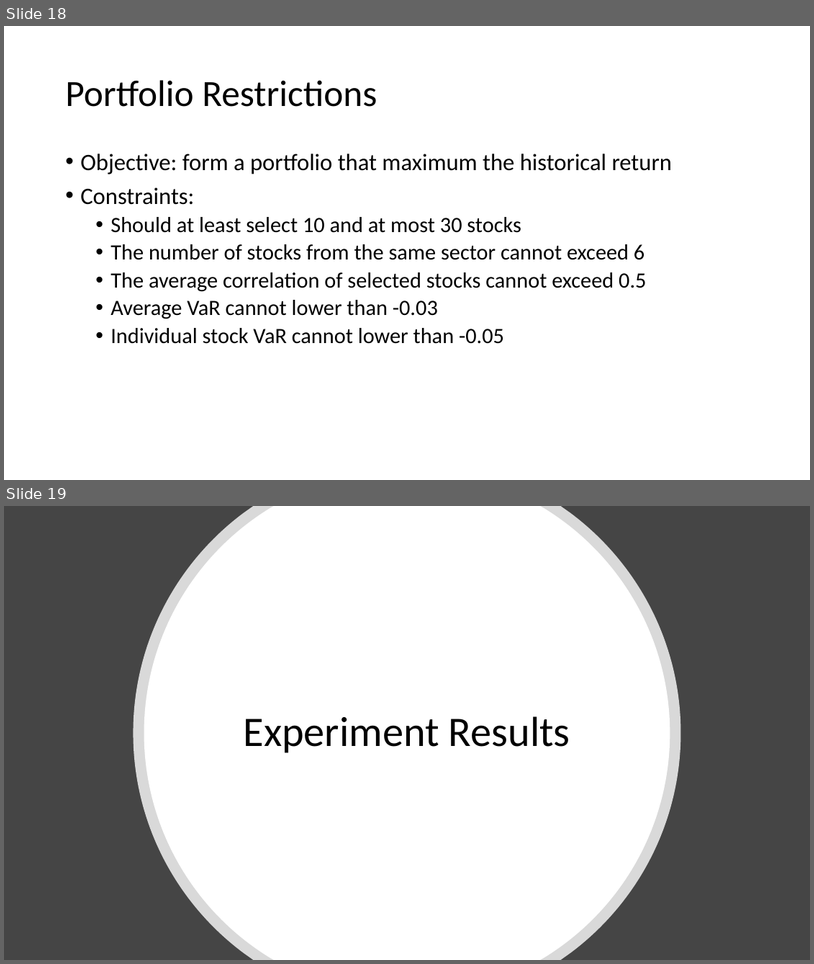
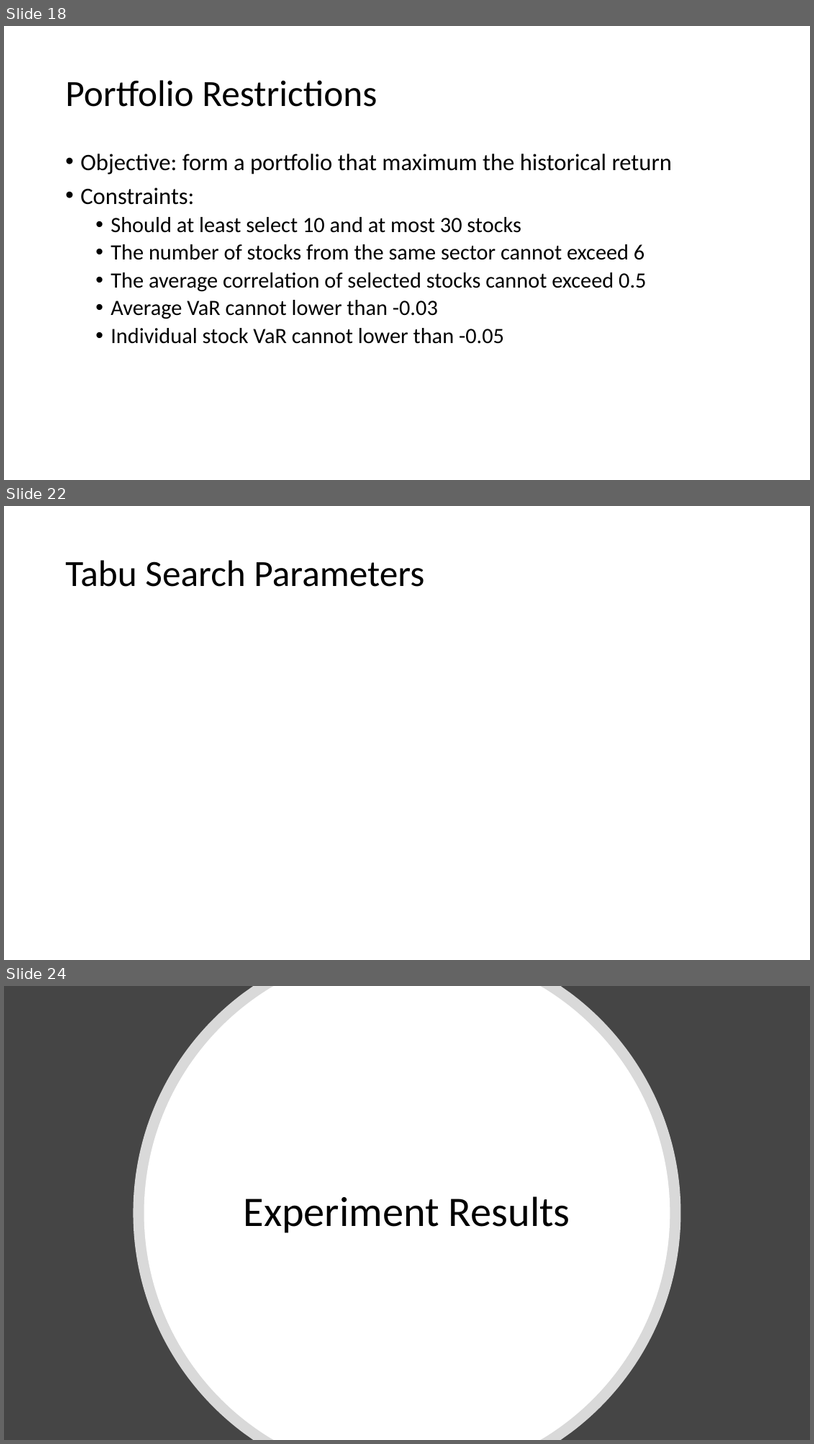
Before and after one commit to r50206v/E4008-Computational-Discrete-Optimization, a slide deck: Project/topic-5.pptx. Shown one above the other, each under a label of ours: slides 18 and 19 before the commit, slides 18, 22 and 24 after it; the slides between them are not shown. The pictures are 814x964 and 814x1444 pixels, drawn with LibreOffice and Linux fonts; fonts in the diff are those of the drawing. Boxes give left, top, right and bottom in pixels: in the first picture for what was removed or moved away, otherwise in the second. Text is boxed around its words. In the diff, an @@ line names an element or a change of style, - is before the commit and + after.

```diff
--- a/Project/topic-5.pptx
+++ b/Project/topic-5.pptx
@@ slide 22 added at (4,506,810,960), background #FFFFFF @@
@@ title added at (65,560,424,587), 44 pt, text #000000 @@
+Tabu Search Parameters
@@ what was slide 19 is now slide 24 @@
```
Also in this commit, not shown: 4 other slides added, 2 other files.
